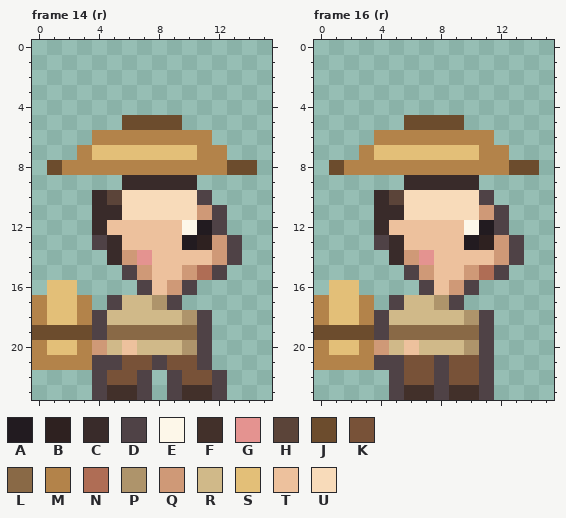
A pixel-art file gets an edit: ArtReview/C1-Walk/farmer.aseprite. Above is the file before it was changed.
16x24 pixels, 16 frames. Shown: frame 14 (r), frame 16 (r). The commit also changed other frames, which this record leaves out.
Palette (. is transparent): A #221b20  B #2e2120  C #392b2a  D #4f4246  E #fdf7e9  F #42302a  G #e49390  H #5b4439  J #6c4c2d  K #785238  L #896946  M #b3834a  N #af6d55  P #ae946b  Q #cf9977  R #d0b989  S #e3bf78  T #edc19d  U #f8dbba
Pixels before, frame 14 (r), first column x 0:
 5 ......JJJJ.....
 6 ....MMMMMMMM...
 7 ...MSSSSSSSMM..
 8 .JMMMMMMMMMMMJJ
 9 ......CCCCC....
10 ....CHUUUUUD...
11 ....CCUUUUUQD..
12 ....CTTTTTEAD..
13 ....DCTTTTABQD.
14 .....CQGTTTTQD.
15 ......DQTTQND..
16 .SS....DTQD....
17 MSSM.DRRPD.....
18 MSSMDRRRRRPD...
19 JJJJDLLLLLLD...
20 MSSMQRTRRRPD...
21 MMMMDDKKDKKD...
22 ....DKKD.DKKD..
23 ....DFFD.DFFD..
Pixels before, frame 16 (r), first column x 0:
 5 ......JJJJ.....
 6 ....MMMMMMMM...
 7 ...MSSSSSSSMM..
 8 .JMMMMMMMMMMMJJ
 9 ......CCCCC....
10 ....CHUUUUUD...
11 ....CCUUUUUQD..
12 ....CTTTTTEAD..
13 ....DCTTTTABQD.
14 .....CQGTTTTQD.
15 ......DQTTQND..
16 .SS....DTQD....
17 MSSM.DRRPD.....
18 MSSMDRRRRRPD...
19 JJJJDLLLLLLD...
20 MSSMQRTRRRPD...
21 MMMMDDKKDKKD...
22 .....DKKDKKD...
23 .....DFFDFFD...
Now the later version:
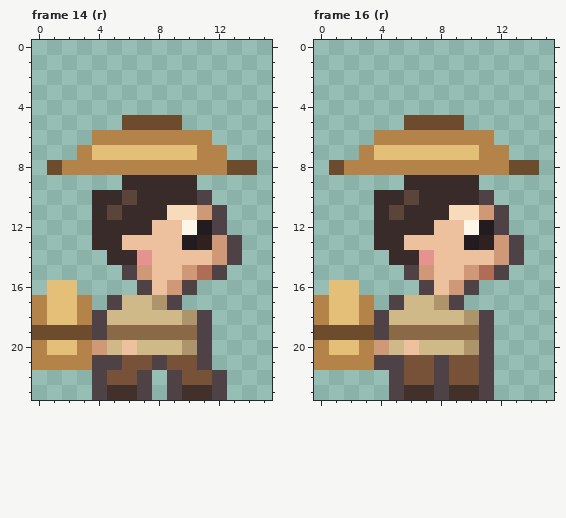
What changed:
Frame 14 (r):
Colour D gives way to colour C in row 13 at x 4.
Colour H gives way to colour C in row 10 at x 5.
Colour Q gives way to colour C in row 14 at x 6.
Colour T gives way to colour C in row 12 at x 5 to 7.
Colour U gives way to colour C in row 10 at x 7 to 10; in row 11 at x 6 to 8.
Colour C gives way to colour H in row 11 at x 5.
Colour U gives way to colour H in row 10 at x 6.
Frame 16 (r): the same change as frame 14 (r)
Where, in picture pixels (left, top, right, bottom), the same in both pictures:
changed: (92, 190, 197, 265)
changed: (374, 190, 479, 265)
